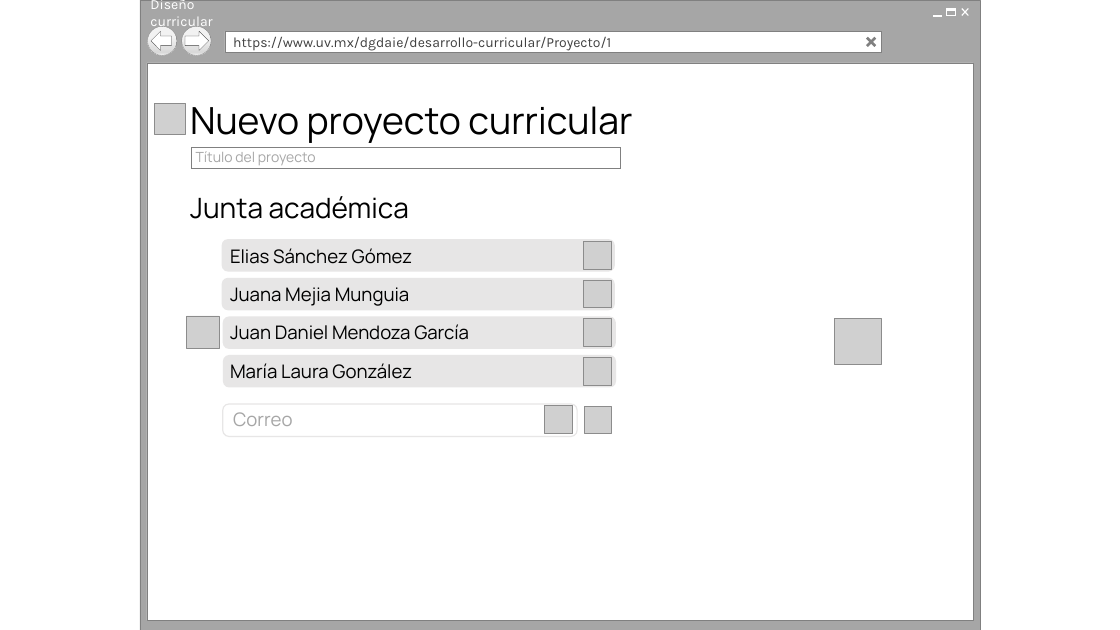
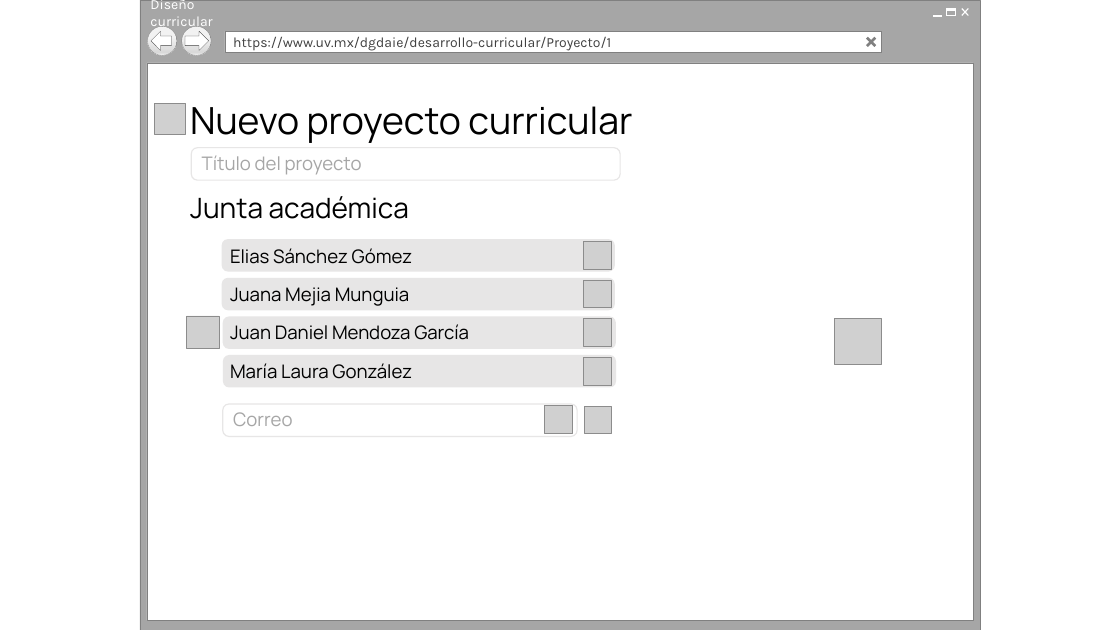
Before and after one commit to Senzho/DISENO_CURRICULAR_SS_05_2019, a slide deck: slide 6 of Diseño/Prototipos.pptx (slide 2 before the commit). Drawn at 1120x630 pixels with LibreOffice and Linux fonts; fonts in the diff are those of the drawing; grey boxes stand for pictures; background and template pictures are left out. Boxes give left, top, right and bottom in pixels: in the first picture for what was removed or moved away, otherwise in the second. Text is boxed around its words. In the diff, an @@ line names an element or a change of style, - is before the commit and + after.

```diff
--- a/Diseño/Prototipos.pptx
+++ b/Diseño/Prototipos.pptx
@@ rounded rectangle added at [192,148,621,181], outline #E7E6E6 1 pt @@
@@ text "Título del proyecto": place and size @@
-text "Título del proyecto" at [192,147,620,168]
+text "Título del proyecto" at [202,156,362,175]
@@ text "Título del proyecto" at [202,156,362,175]: size 12 to 16 pt; fill #FFFFFF to none; outline #808080 0.25 pt to none @@
```
Also in this commit, not shown: 5 other slides changed, 8 slides added, 1 other file.
